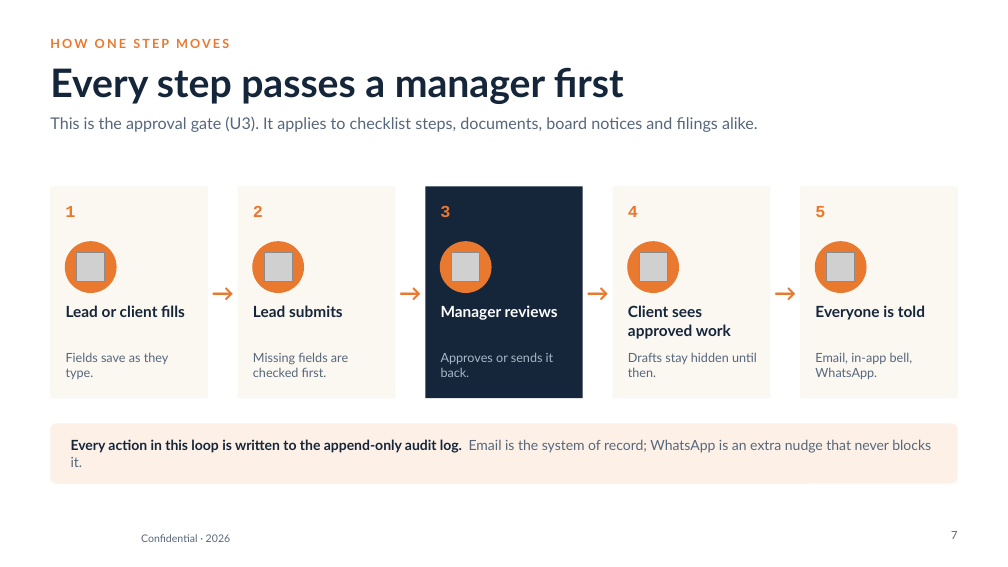
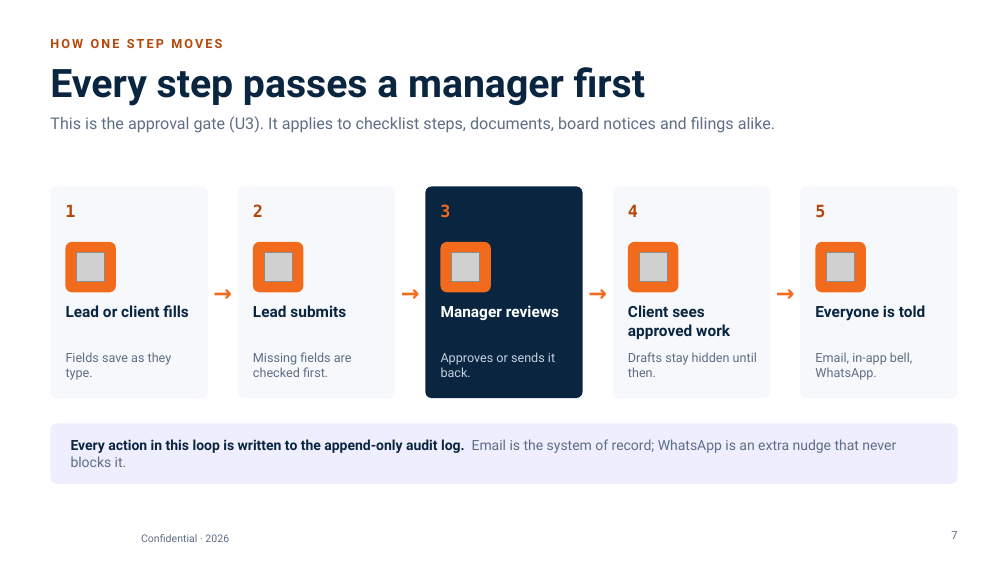
Before and after one commit to abdulfarhath7/vcfo_suite, a slide deck: slide 7 of docs/collateral/vcfo-suite/VCFO_Suite_Corporate_Deck.pptx. Drawn at 1008x567 pixels with LibreOffice and Linux fonts; fonts in the diff are those of the drawing; grey boxes stand for pictures; background and template pictures are left out. Boxes give left, top, right and bottom in pixels: in the first picture for what was removed or moved away, otherwise in the second. Text is boxed around its words. In the diff, an @@ line names an element or a change of style, - is before the commit and + after.

```diff
--- a/docs/collateral/vcfo-suite/VCFO_Suite_Corporate_Deck.pptx
+++ b/docs/collateral/vcfo-suite/VCFO_Suite_Corporate_Deck.pptx
@@ text "HOW ONE STEP MOVES" at box(50, 39, 222, 48): font Lato to Roboto, text colour #E9792F to #B54708 @@
@@ rounded rectangle at box(425, 186, 583, 398): rectangle to rounded rectangle; fill #15263B to #0A2540 @@
@@ text "3" at box(440, 204, 450, 218): font Courier New to DejaVu Sans Mono, text colour #E9792F to #F26B1D @@
@@ rectangle to rounded rectangle; fill #FBF7F1 to #F6F8FB in 4 elements at box(50, 186, 208, 398), box(238, 186, 395, 398), box(613, 186, 770, 398), box(800, 186, 958, 398) @@
@@ font Courier New to DejaVu Sans Mono, text colour #E9792F to #B54708 in 4 elements at box(65, 204, 75, 217), box(253, 204, 263, 217), box(628, 204, 638, 217), box(815, 204, 825, 218) @@
@@ ellipse to rounded rectangle; fill #E9792F to #F26B1D; outline #E9792F 1 pt to none in 5 elements at box(66, 242, 116, 292), box(253, 242, 303, 292), box(440, 242, 491, 292), box(628, 242, 678, 292), box(815, 242, 866, 292) @@
@@ font Lato to Roboto, text colour #E9792F to #F26B1D in 4 elements at box(208, 272, 238, 312), box(395, 272, 425, 312), box(583, 272, 613, 312), box(770, 272, 800, 312) @@
@@ text "Manager reviews" at box(441, 305, 559, 320): font Lato to Roboto @@
@@ font Lato to Roboto, text colour #15263B to #0A2540 in 5 elements at box(50, 67, 645, 106), box(66, 305, 188, 317), box(253, 305, 346, 317), box(628, 305, 730, 339), box(815, 305, 925, 321) @@
@@ text "Approves or sends it back." at box(441, 352, 555, 377): font Lato to Roboto, text colour #A9B6C6 to #C6D1E0 @@
@@ rounded rectangle at box(50, 423, 958, 484): fill #FDF1E7 to #EFEEFF; proportions changed @@
@@ text "Every action in this loop ..." at box(71, 439, 896, 467): font Lato to Roboto; text colour #15263B to #0A2540 in "Every action in this loop is written ..."; text colour #56677C to #5E6E85 in "Email is the system of record; WhatsApp ..." @@
@@ font Lato to Roboto, text colour #56677C to #5E6E85 in 7 elements at box(50, 116, 775, 133), box(66, 352, 172, 380), box(253, 352, 352, 377), box(628, 352, 757, 377), box(815, 352, 912, 380), box(951, 531, 957, 539), box(141, 534, 229, 542) @@
```
Also in this commit, not shown: 13 other slides changed, 13 other files.
